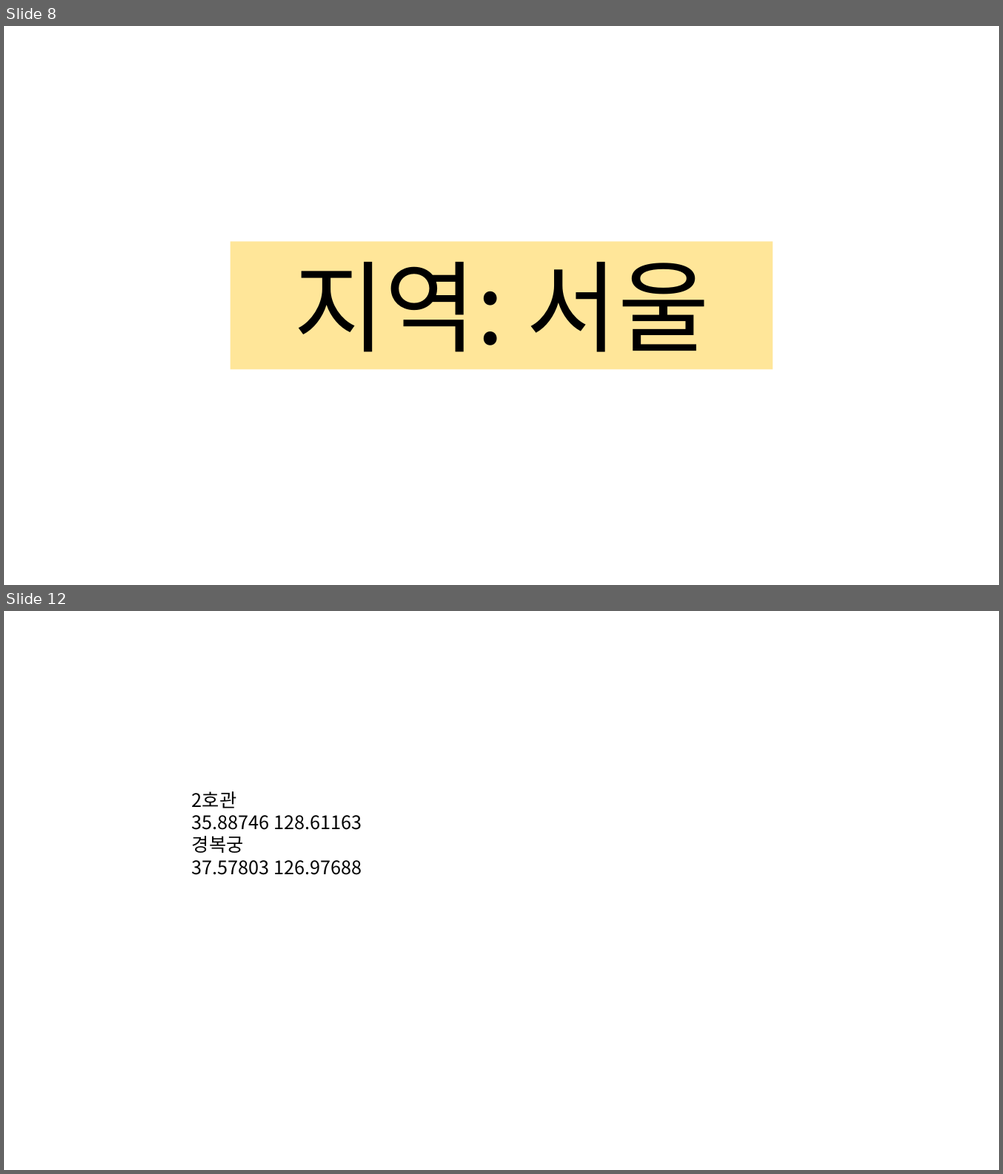
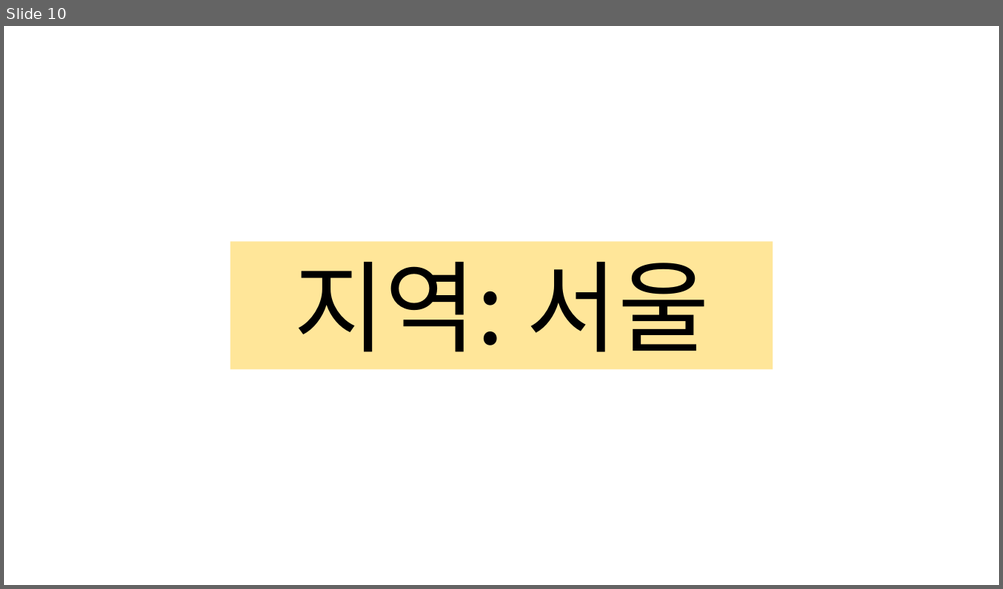
Before and after one commit to kyungsook/covid-19-notification, a slide deck: video.pptx. Shown one above the other, each under a label of ours: slides 8 and 12 before the commit, slide 10 after it; the slides between them are not shown. The pictures are 1003x1174 and 1003x589 pixels, drawn with LibreOffice and Linux fonts; fonts in the diff are those of the drawing. Boxes give left, top, right and bottom in pixels: in the first picture for what was removed or moved away, otherwise in the second. Text is boxed around its words. In the diff, an @@ line names an element or a change of style, - is before the commit and + after.

```diff
--- a/video.pptx
+++ b/video.pptx
@@ slide 12 removed at [4, 611, 999, 1170], background #FFFFFF @@
@@ text removed at [192, 792, 361, 875] @@
-2호관
-35.88746 128.61163
-경복궁
-37.57803 126.97688
@@ what was slide 8 is now slide 10 @@
```
Also in this commit, not shown: 2 slides changed, 12 slides added, 6 other slides removed, 4 other files.
